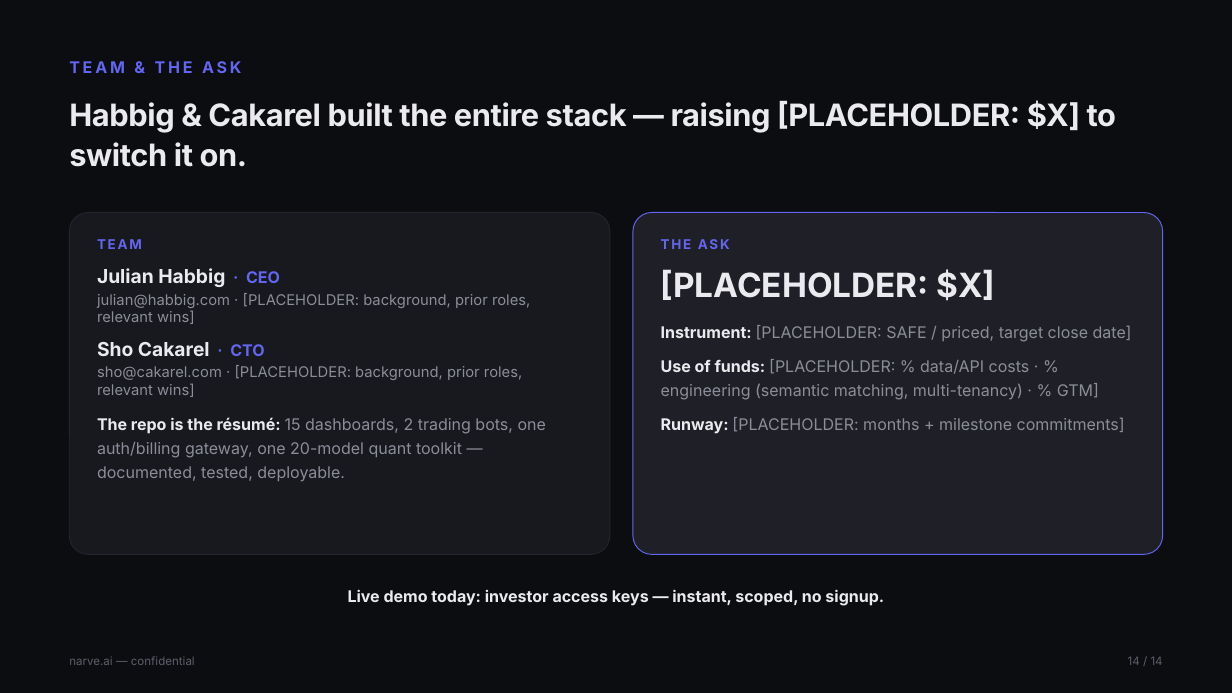
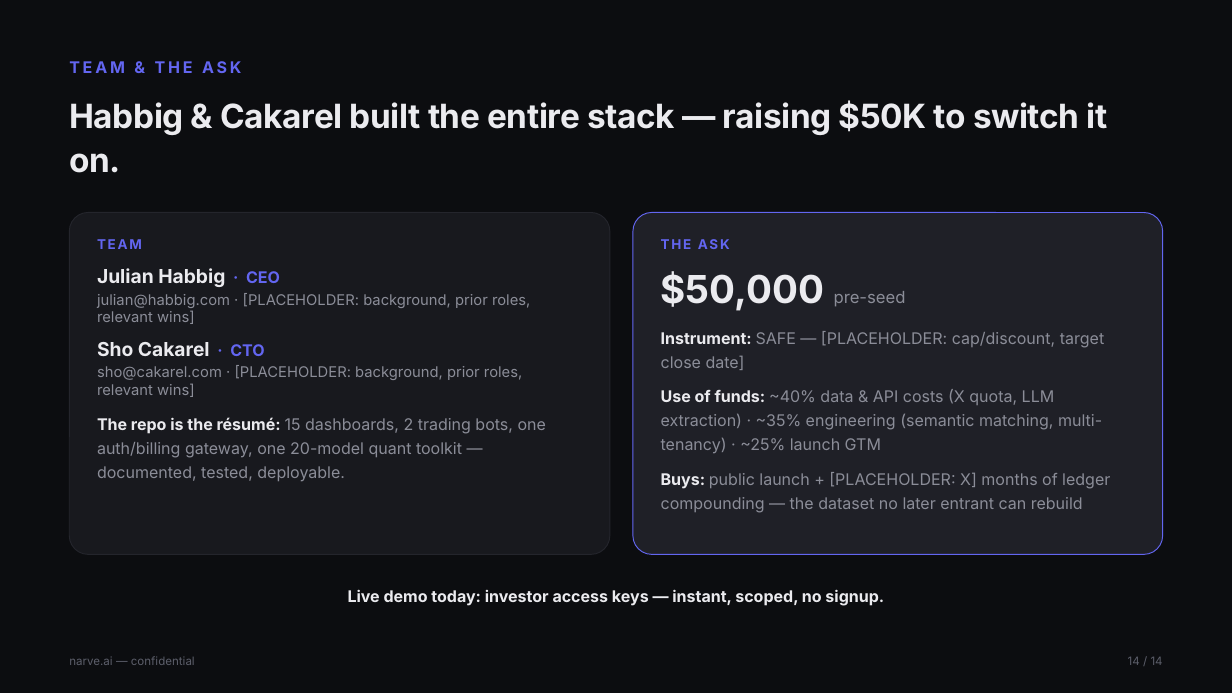
Before and after one commit to Jhabbig/Habbig, a slide deck: slide 14 of pitch-deck/narve-pitch-deck.pptx. Drawn at 1232x693 pixels with LibreOffice and Linux fonts; fonts in the diff are those of the drawing. Boxes give left, top, right and bottom in pixels: in the first picture for what was removed or moved away, otherwise in the second. Text is boxed around its words. In the diff, an @@ line names an element or a change of style, - is before the commit and + after.

```diff
--- a/pitch-deck/narve-pitch-deck.pptx
+++ b/pitch-deck/narve-pitch-deck.pptx
@@ text at <box>69,101,1108,173</box>: text changed; size 24 to 26 pt @@
-Habbig & Cakarel built the entire stack — raising [PLACEHOLDER: $X] to switch it on.
+Habbig & Cakarel built the entire stack — raising $50K to switch it on.
@@ text at <box>661,271,1110,513</box>: text changed @@
-[PLACEHOLDER: $X]
-Instrument: [PLACEHOLDER: SAFE / priced, target close date]
-Use of funds: [PLACEHOLDER: % data/API costs · % engineering (semantic matching, multi-tenancy) · % GTM]
-Runway: [PLACEHOLDER: months + milestone commitments]
+$50,000 pre-seed
+Instrument: SAFE — [PLACEHOLDER: cap/discount, target close date]
+Use of funds: ~40% data & API costs (X quota, LLM extraction) · ~35% engineering (semantic matching, multi-tenancy) · ~25% launch GTM
+Buys: public launch + [PLACEHOLDER: X] months of ledger compounding — the dataset no later entrant can rebuild
```
Also in this commit, not shown: 1 other file.
